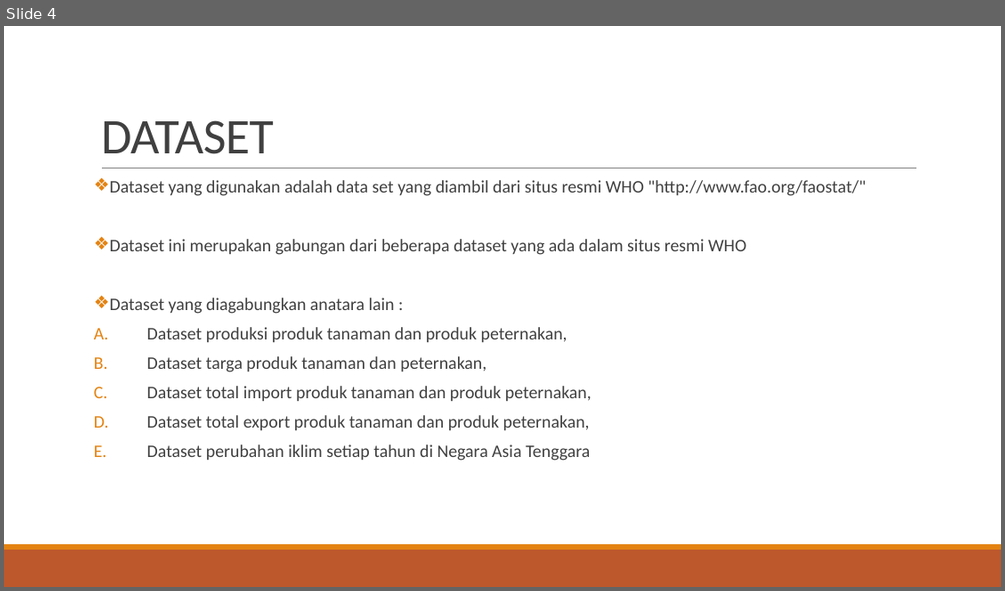
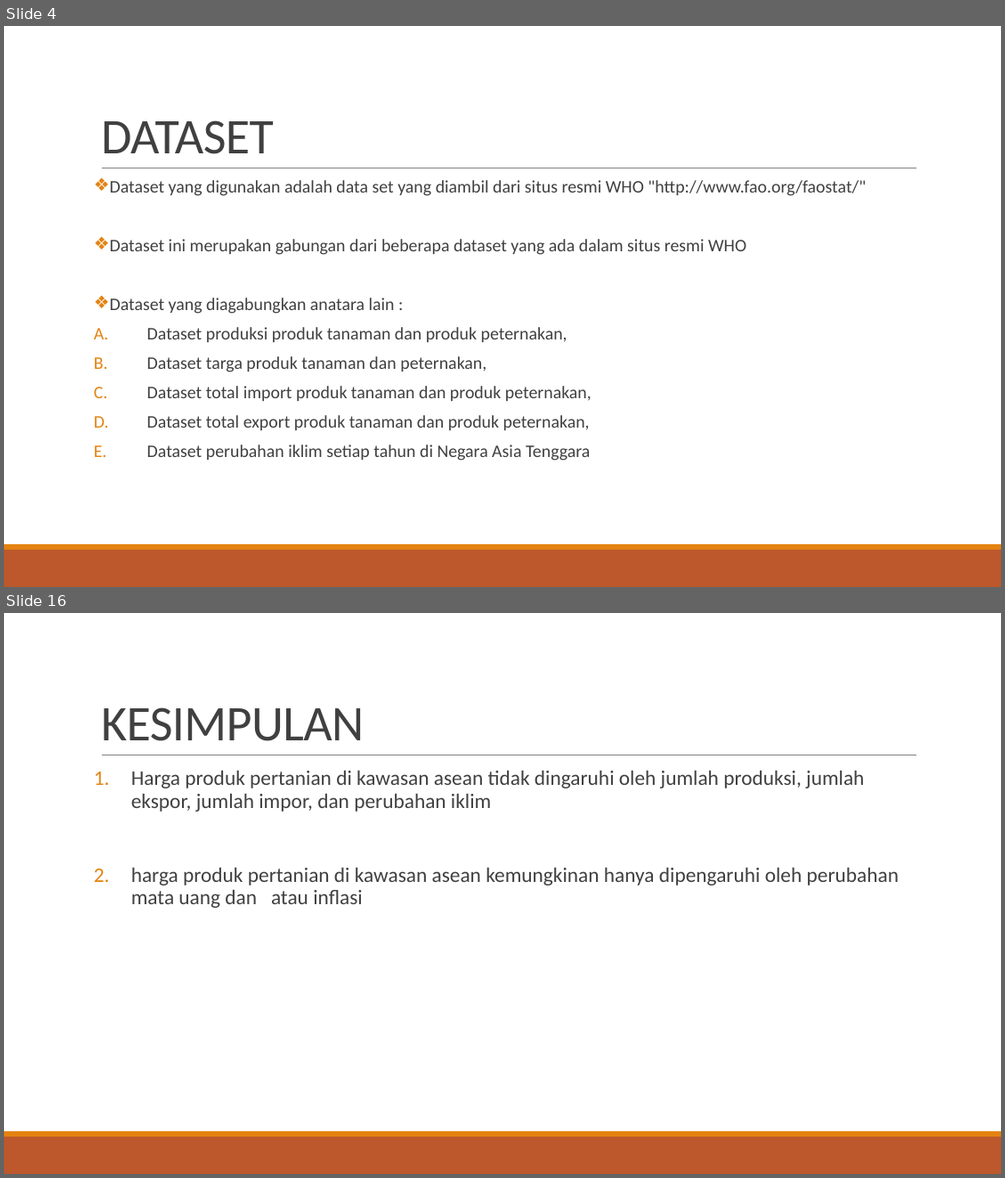
Before and after one commit to DWahyuA/FP_JCDS_DwiWahyuAndrian, a slide deck: FINAL PROJECT.pptm. Shown one above the other, each under a label of ours: slide 4 before the commit, slides 4 and 16 after it; the slides between them are not shown. The pictures are 1005x591 and 1005x1178 pixels, drawn with LibreOffice and Linux fonts; fonts in the diff are those of the drawing. Boxes give left, top, right and bottom in pixels: in the first picture for what was removed or moved away, otherwise in the second. Text is boxed around its words. In the diff, an @@ line names an element or a change of style, - is before the commit and + after.

```diff
--- a/FINAL PROJECT.pptm
+++ b/FINAL PROJECT.pptm
@@ slide 16 added at [4, 613, 1001, 1174], background #FFFFFF; not listed: 3 template elements that a slide beside it also shows @@
@@ title added at [101, 707, 364, 741], 48 pt, text #404040 @@
+KESIMPULAN
@@ text added at [131, 771, 898, 908], 20 pt, text #404040 @@
+1. Harga produk pertanian di kawasan asean tidak dingaruhi oleh jumlah produksi, jumlah ekspor, jumlah impor, dan perubahan iklim
+2. harga produk pertanian di kawasan asean kemungkinan hanya dipengaruhi oleh perubahan mata uang dan atau inflasi
```
Also in this commit, not shown: 12 other slides added, 1 slide removed, 33 other files.
